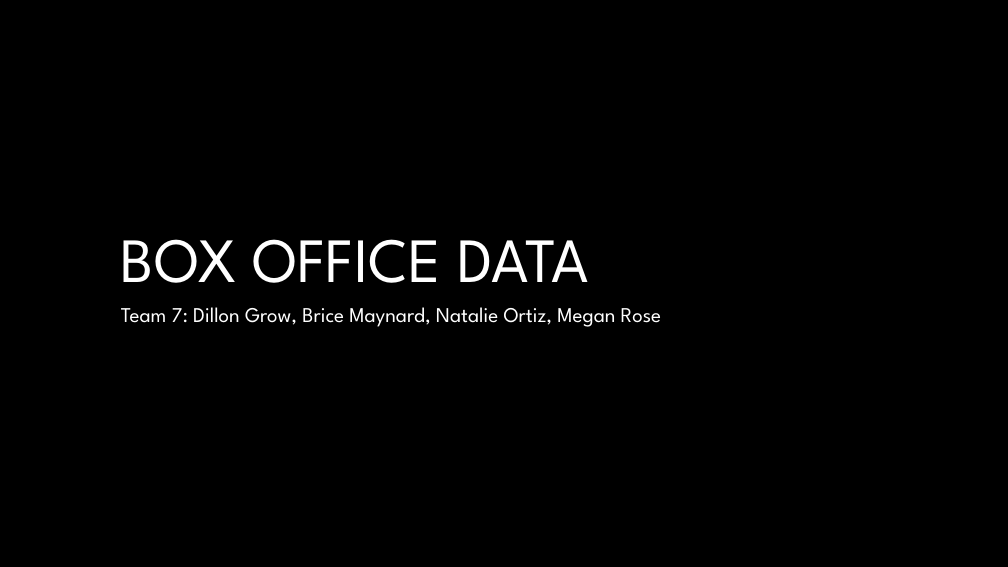
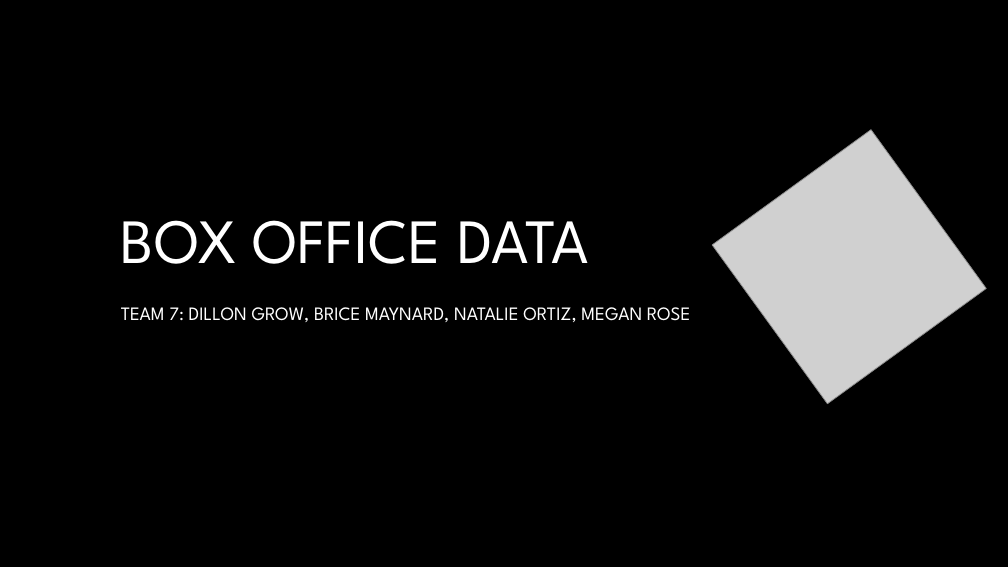
Before and after one commit to Dillongrow/Project_1, a slide deck: slide 1 of Box office data.pptx. Drawn at 1008x567 pixels with LibreOffice and Linux fonts; fonts in the diff are those of the drawing; grey boxes stand for pictures; background and template pictures are left out. Boxes give left, top, right and bottom in pixels: in the first picture for what was removed or moved away, otherwise in the second. Text is boxed around its words. In the diff, an @@ line names an element or a change of style, - is before the commit and + after.

```diff
--- a/Box office data.pptx
+++ b/Box office data.pptx
@@ title "BOX OFFICE DATA": place and size @@
-title "BOX OFFICE DATA" at [121, 239, 588, 283]
+title "BOX OFFICE DATA" at [121, 220, 588, 264]
@@ picture added at [713, 130, 987, 404] @@
@@ subtitle at [121, 307, 691, 322]: text changed; size 20 to 18 pt @@
-Team 7: Dillon Grow, Brice Maynard, Natalie Ortiz, Megan Rose
+TEAM 7: DILLON GROW, BRICE MAYNARD, NATALIE ORTIZ, MEGAN ROSE
```
Also in this commit, not shown: 3 other slides changed, 4 slides added, 4 slides removed.
